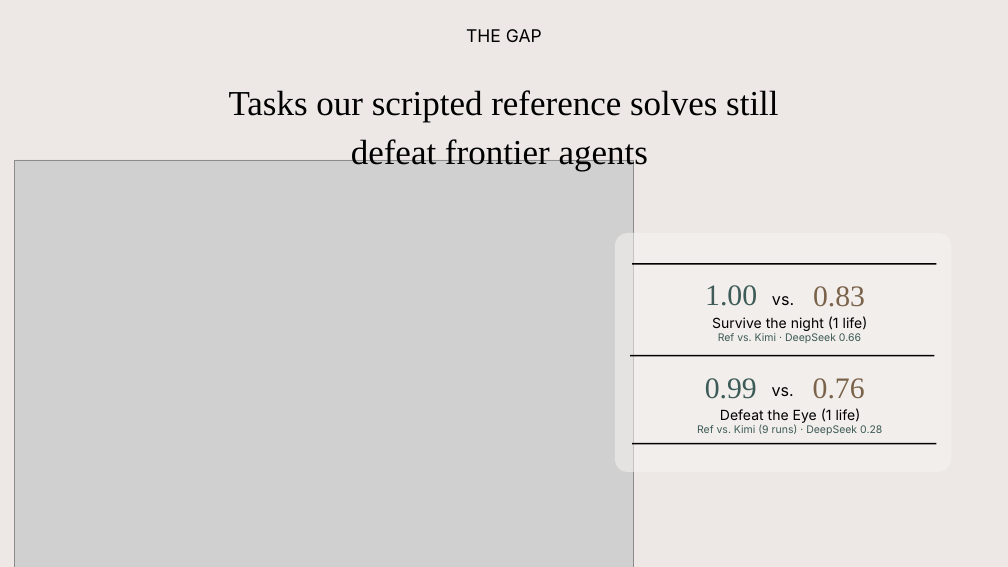
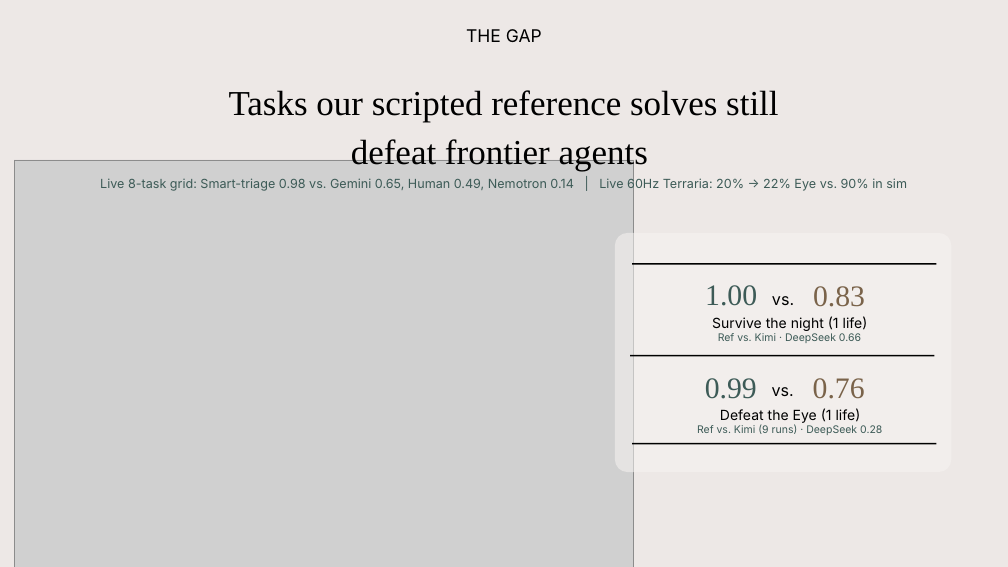
Before and after one commit to mairazaini/TerrariaBench, a slide deck: slide 5 of TerrariaBench.pptx. Drawn at 1008x567 pixels with LibreOffice and Linux fonts; fonts in the diff are those of the drawing; grey boxes stand for pictures; background and template pictures are left out. Boxes give left, top, right and bottom in pixels: in the first picture for what was removed or moved away, otherwise in the second. Text is boxed around its words. In the diff, an @@ line names an element or a change of style, - is before the commit and + after.

Commit message:
Highlight live 60Hz Terraria and standard-grid results in paper and slides

```diff
--- a/TerrariaBench.pptx
+++ b/TerrariaBench.pptx
@@ text added at bbox=[100, 177, 907, 191], 18 pt, text #3D5B57 @@
+Live 8-task grid: Smart-triage 0.98 vs. Gemini 0.65, Human 0.49, Nemotron 0.14 | Live 60Hz Terraria: 20% → 22% Eye vs. 90% in sim
```
Also in this commit, not shown: 1 other slide changed, 1 other file.
